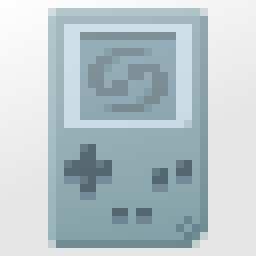
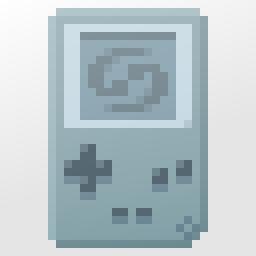
Comparing the layer stacks of the two (256, 256) images. Changes:
renamed "icon.png" to "_icon.png", painted on it over bbox(48, 8, 208, 248)
